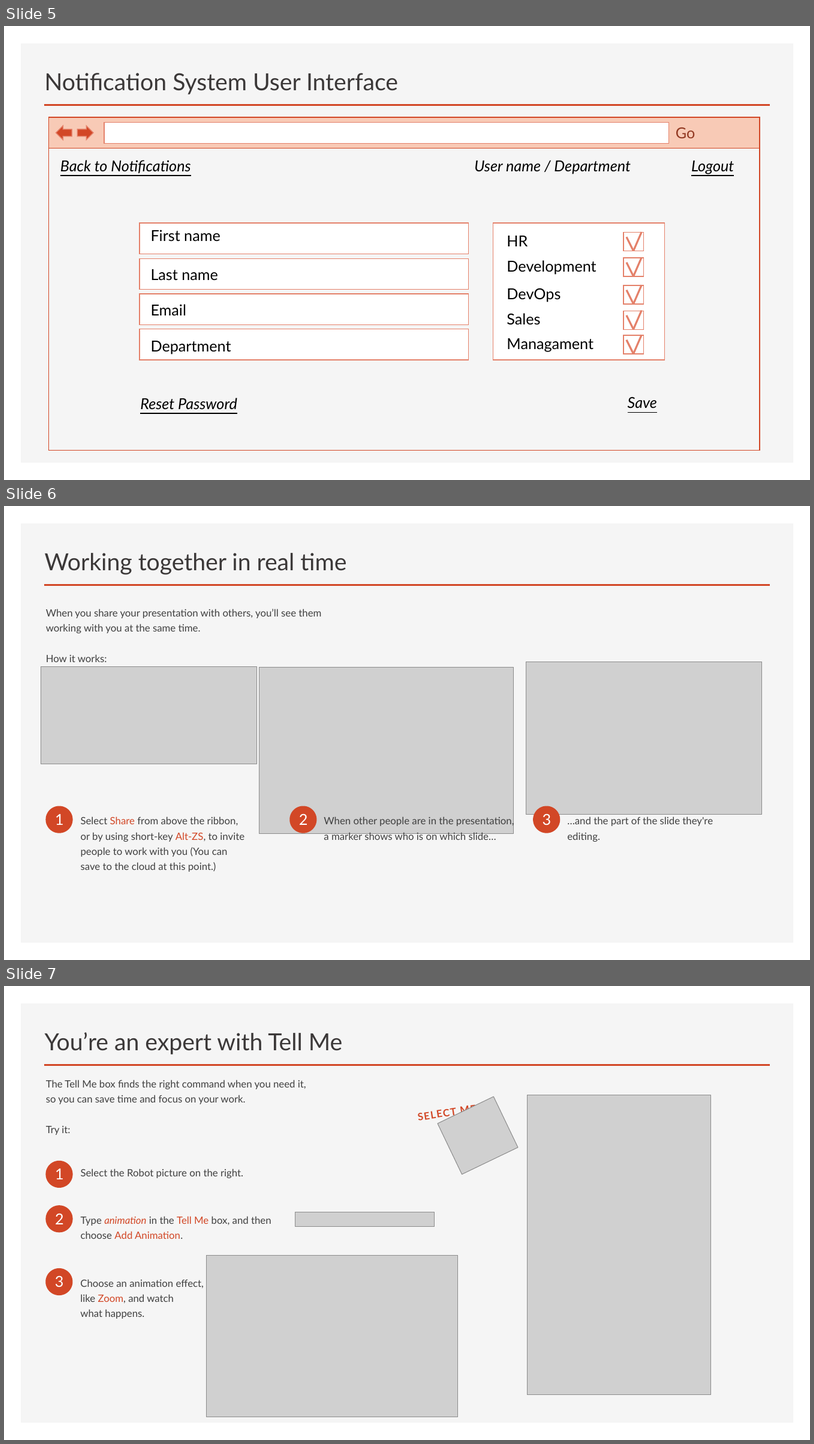
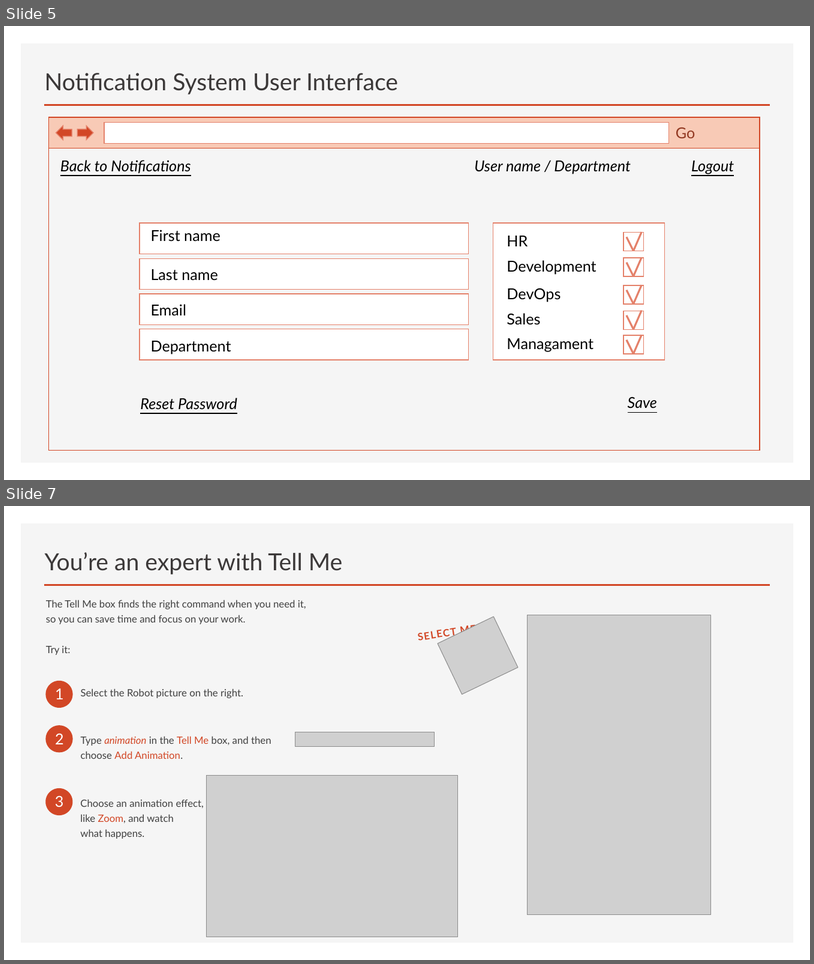
Before and after one commit to IamhereTeam/NotificationSystem, a slide deck: SS-NotificationSystem Architecture Review.pptx. Shown one above the other, each under a label of ours: slides 5, 6 and 7 before the commit, slides 5 and 7 after it; the slides between them are not shown. The pictures are 814x1444 and 814x964 pixels, drawn with LibreOffice and Linux fonts; fonts in the diff are those of the drawing; grey boxes stand for pictures. Boxes give left, top, right and bottom in pixels: in the first picture for what was removed or moved away, otherwise in the second. Text is boxed around its words. In the diff, an @@ line names an element or a change of style, - is before the commit and + after.

```diff
--- a/SS-NotificationSystem Architecture Review.pptx
+++ b/SS-NotificationSystem Architecture Review.pptx
@@ slide 6 removed at (4, 506, 810, 960), background #FFFFFF; not listed: 2 template elements that a slide beside it also shows @@
@@ title removed at (45, 553, 347, 574) @@
-Working together in real time
@@ text removed at (46, 609, 321, 662) @@
-When you share your presentation with others, you’ll see them working with you at the same time.
-How it works:
@@ picture removed at (41, 666, 257, 764) @@
@@ picture removed at (259, 667, 513, 833) @@
@@ picture removed at (527, 661, 762, 814) @@
@@ ellipse removed at (46, 806, 73, 833) @@
@@ ellipse removed at (290, 806, 317, 833) @@
@@ ellipse removed at (533, 806, 561, 833) @@
@@ text removed at (55, 814, 64, 825) @@
-1
@@ text removed at (81, 816, 245, 871) @@
-Select Share from above the ribbon, or by using short-key Alt-ZS, to invite people to work with you (You can save to the cloud at this point.)
@@ text removed at (299, 813, 308, 825) @@
-2
@@ text removed at (324, 816, 515, 840) @@
-When other people are in the presentation, a marker shows who is on which slide…
@@ text removed at (543, 813, 552, 825) @@
-3
@@ text removed at (567, 816, 713, 841) @@
-…and the part of the slide they're editing.
```
Also in this commit, not shown: 1 slide changed, 1 slide added, 19 other files.
